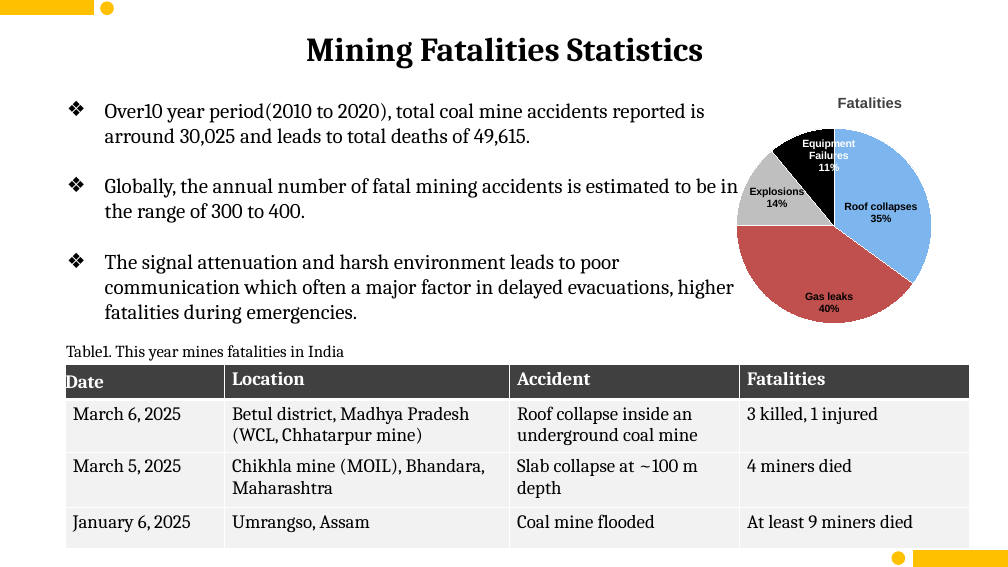
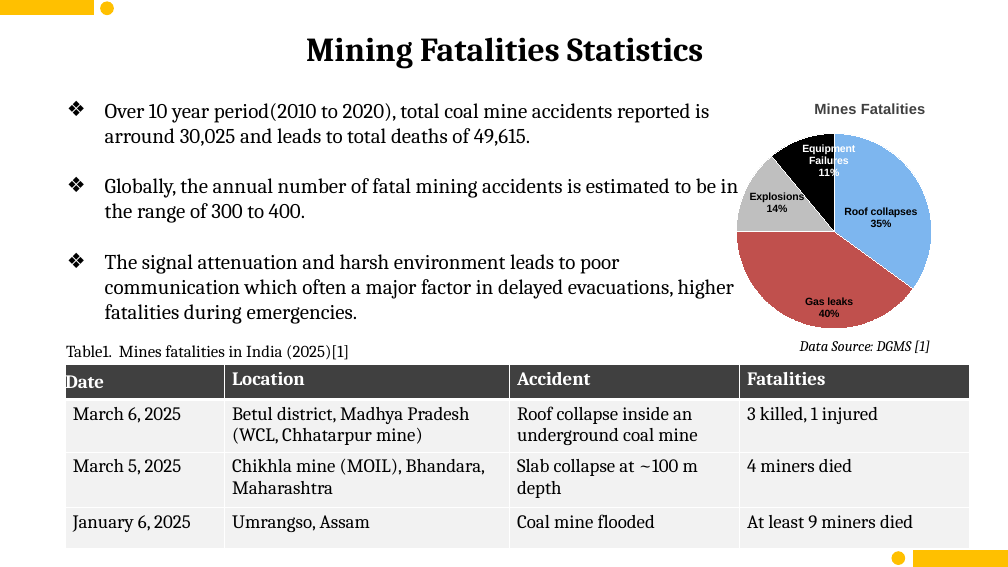
Before and after one commit to imshubhamcodex/ql--resources, a slide deck: slide 4 of mid_sem_RL_interM.pptx. Drawn at 1008x567 pixels with LibreOffice and Linux fonts; fonts in the diff are those of the drawing. Boxes give left, top, right and bottom in pixels: in the first picture for what was removed or moved away, otherwise in the second. Text is boxed around its words. In the diff, an @@ line names an element or a change of style, - is before the commit and + after.

```diff
--- a/mid_sem_RL_interM.pptx
+++ b/mid_sem_RL_interM.pptx
@@ pie chart at <box>659,87,1008,339</box> @@
@@ title "Fatalities" to "Mines Fatalities" @@
-Fatalities: 35, 40, 14, 11
+Series 1: 35, 40, 14, 11
@@ pie chart: place and size @@
-pie chart at <box>659,82,1008,334</box>
+pie chart at <box>659,87,1008,339</box>
@@ text at <box>105,103,709,146</box>: spaces changed @@
-❖ Over10 year period(2010 to 2020), total coal mine accidents reported is arround 30,025 and leads to total deaths of 49,615.
+❖ Over 10 year period(2010 to 2020), total coal mine accidents reported is arround 30,025 and leads to total deaths of 49,615.
@@ text at <box>66,345,349,360</box>: text changed @@
-Table1. This year mines fatalities in India
+Table1. Mines fatalities in India (2025)[1]
@@ text added at <box>800,340,930,353</box>, 14 pt, text #000000, italic @@
+Data Source: DGMS [1]
```
Also in this commit, not shown: 15 other slides changed.
